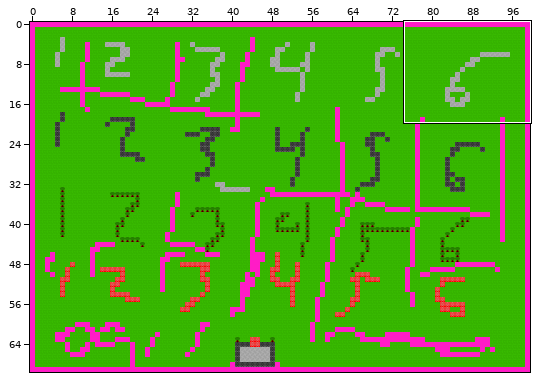
Level history. Tiled map: src/gfx/tilemap_map.tmx. Above: a wide view before the commit, with the close-up outlined.
Close-up. The starting point:
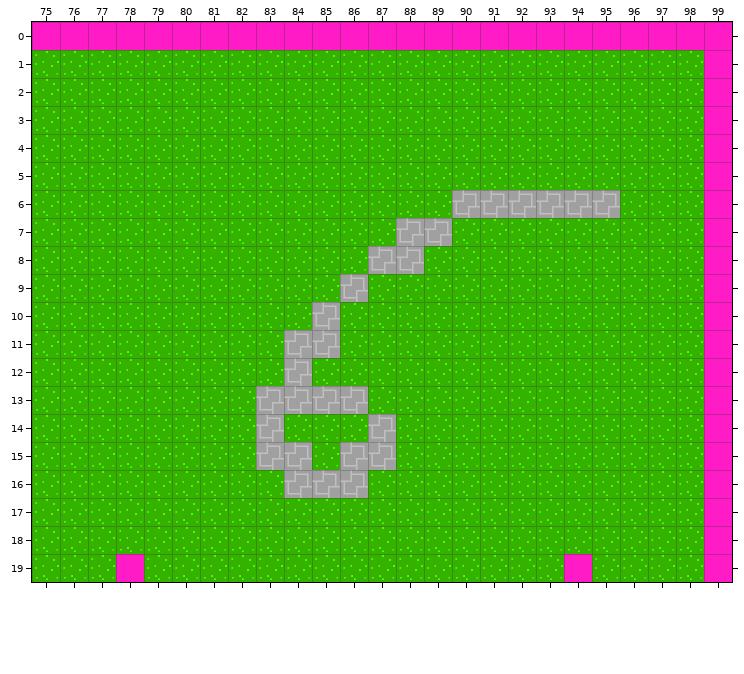
Cells are 32x32 px. Shown: x 75..99, y 0..19. The commit also changed other parts of the map, which this record leaves out.
The result:
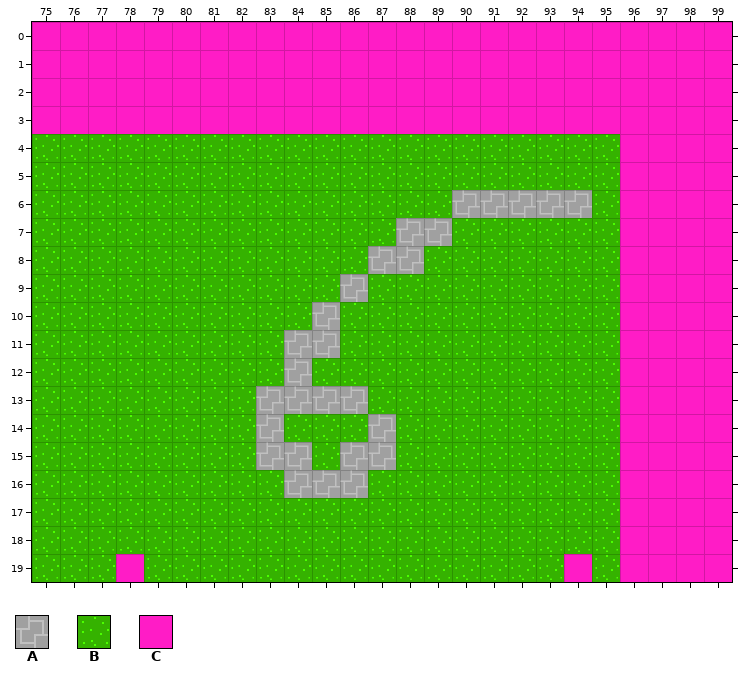
Key: from "DungeonCE": A 0, B 2, C 5.
_ is an empty cell.
Edits made:
Layer "Tile Layer 1":
Tile A becomes tile B in row 6 at x 95.
Tile B becomes tile C in rows 1 to 3 at x 75 to 98; in rows 4 to 19 at x 96 to 98.
Where, in picture pixels (left, top, right, bottom), the same in both close-ups:
changed: (32, 50, 704, 582)
